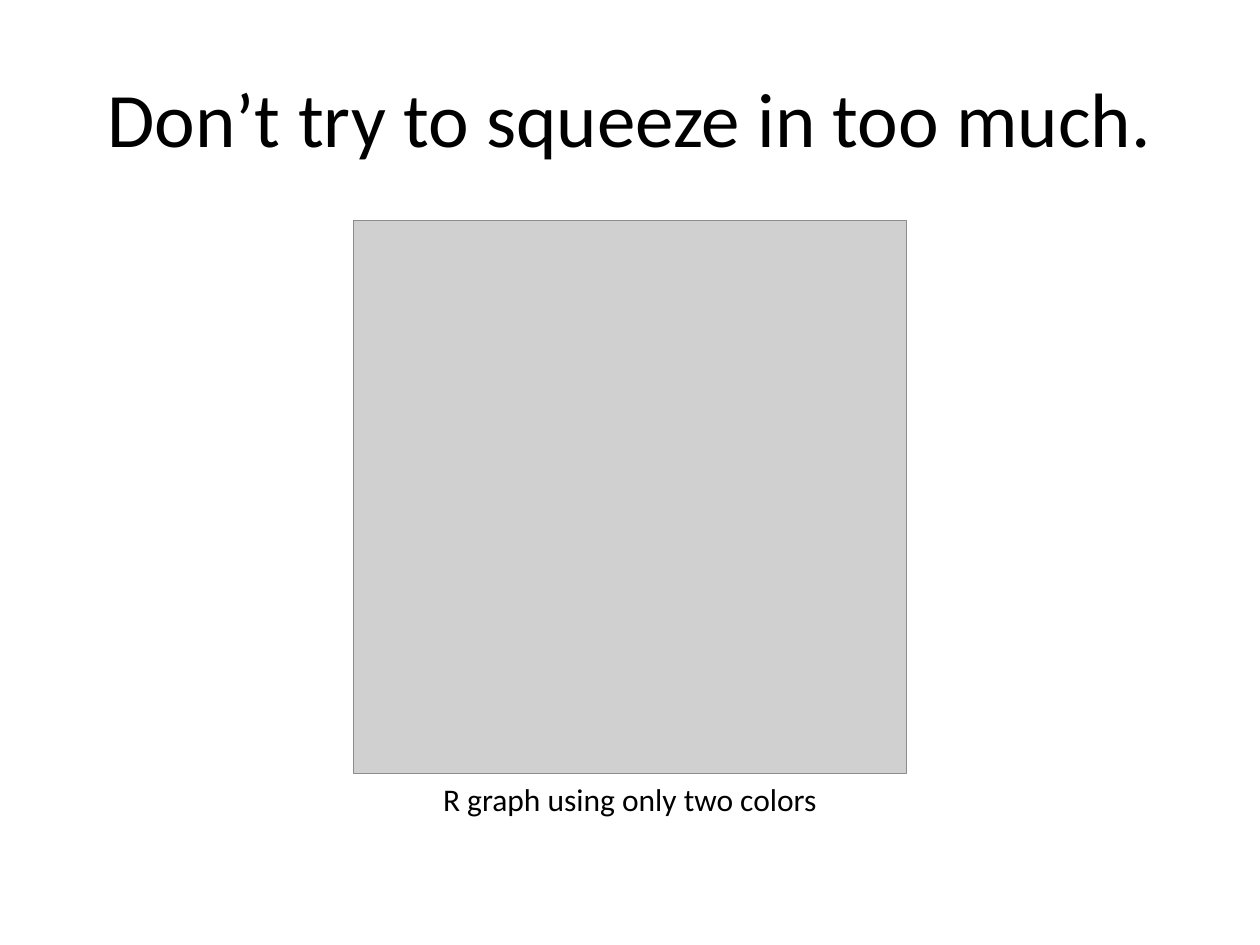
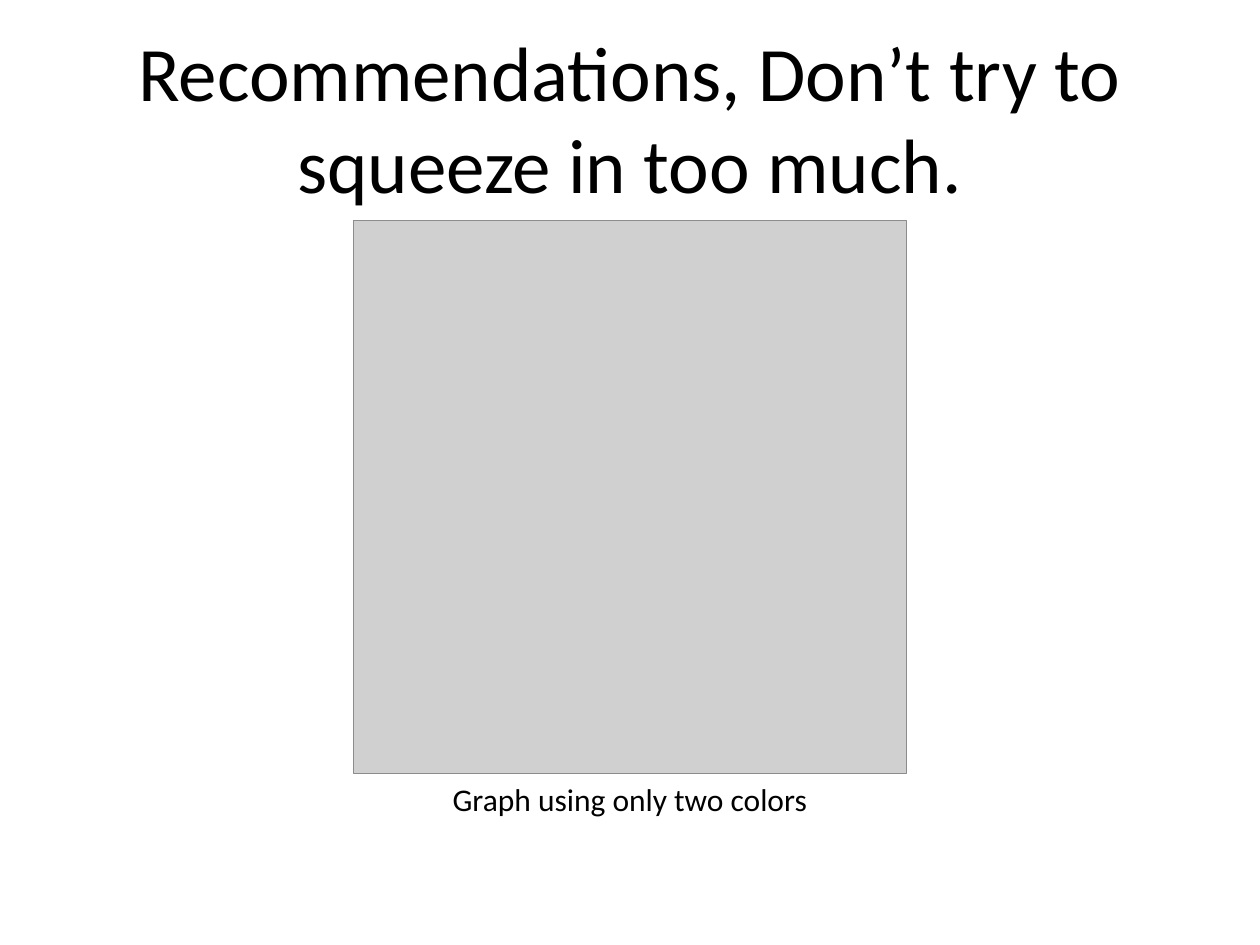
Before and after one commit to pmean/data-visualization, a slide deck: slide 9 of data-viz-01/component/recommendations.pptx (slide 8 before the commit). Drawn at 1260x945 pixels with LibreOffice and Linux fonts; fonts in the diff are those of the drawing; grey boxes stand for pictures. Boxes give left, top, right and bottom in pixels: in the first picture for what was removed or moved away, otherwise in the second. Text is boxed around its words. In the diff, an @@ line names an element or a change of style, - is before the commit and + after.

```diff
--- a/data-viz-01/component/recommendations.pptx
+++ b/data-viz-01/component/recommendations.pptx
@@ title at box(138, 47, 1120, 206): text changed @@
-Don’t try to squeeze in too much.
+Recommendations, Don’t try to squeeze in too much.
@@ text at box(453, 789, 807, 817): text changed @@
-R graph using only two colors
+Graph using only two colors
```
Also in this commit, not shown: 8 other slides changed, 2 slides added, 28 other files.
